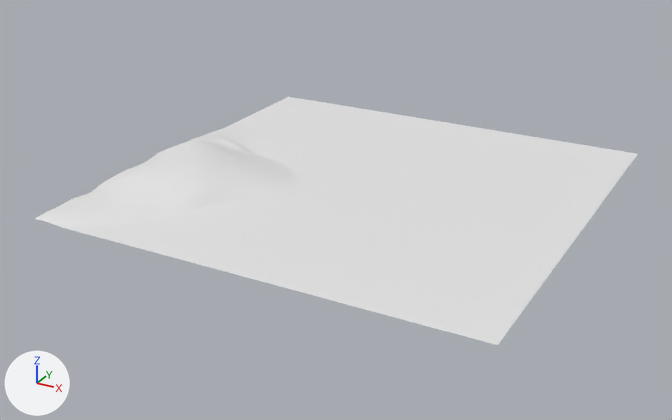
What one commit did to the Blender file ay/ay.blend.
Rendered twice from a camera (50 mm lens) standing at (291.0, -380.0, 186.0) and looking at (55.0, 49.0, -29.0). Arrows for +X, +Y and +Z are at lower left; the lights stay in place.

The scene before the commit, as lines of its bpy script (objects in view):
```python
me_plane = bpy.data.meshes.new('Plane')
me_plane.from_pydata(...)  # 10404 vertices, 10201 faces; spans x -136.0..120.0, y -136.0..120.0, z -17.0..-5.0
ob_plane = bpy.data.objects.new('Plane', me_plane)
ob_plane.location = (72.0, 72.0, 0.0)
```
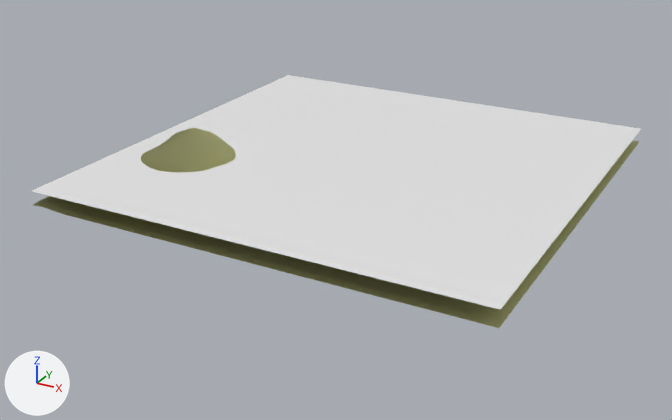
The change, as a list of edits to the scene's bpy script:
```text
Add mat_sand:
    mat_sand = bpy.data.materials.new('sand')
    # nodes: BsdfPrincipled, OutputMaterial, TexNoise
    # colours: beige #e6e795
Change me_plane:
    used by ob_plane; location = (72.0, 72.0, 0.0)
    remove me_plane.from_pydata(...)  # 10404 vertices, 10201 faces; spans x -136.0..120.0, y -136.0..120.0, z -17.0..-5.0
    add me_plane.from_pydata(...)  # 4 vertices, 1 face; spans x -64.0..192.0, y -64.0..192.0, z 0.0
    me_plane part 1: 10404 vertices removed from x -136.0..120.0, y -136.0..120.0, z -17.0..-5.0; 4 vertices added at x -64.0..192.0, y -64.0..192.0, z 0.0
Add me_plane_1:
    me_plane_1.from_pydata(...)  # 10404 vertices, 10201 faces; spans x -136.0..120.0, y -136.0..120.0, z -9.0..3.0
    me_plane_1.polygons.foreach_set('use_smooth', [True] * 10201)
    me_plane_1.materials.append(mat_sand)
Change ob_plane:
    ob_plane.location: (72.0, 72.0, 0.0) -> (0.0, 0.0, 0.0)
Add ob_sand:
    ob_sand = bpy.data.objects.new('sand', me_plane_1)
    ob_sand.location = (72.0, 72.0, 0.0)
```

Changed parts and their boxes [x1, y1, x2, y2] in the pictures (672 x 420 px):
'Plane', reshaped, moved
    before: [35, 97, 637, 345]
    after: [32, 75, 641, 310]
'sand', added
    after: [33, 128, 639, 328]
